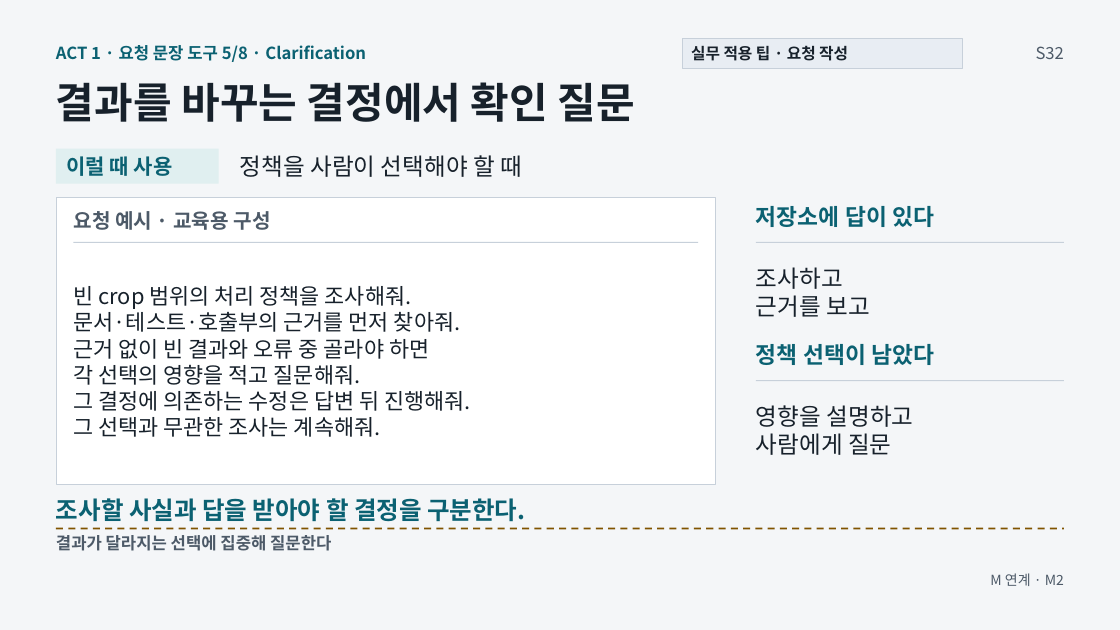
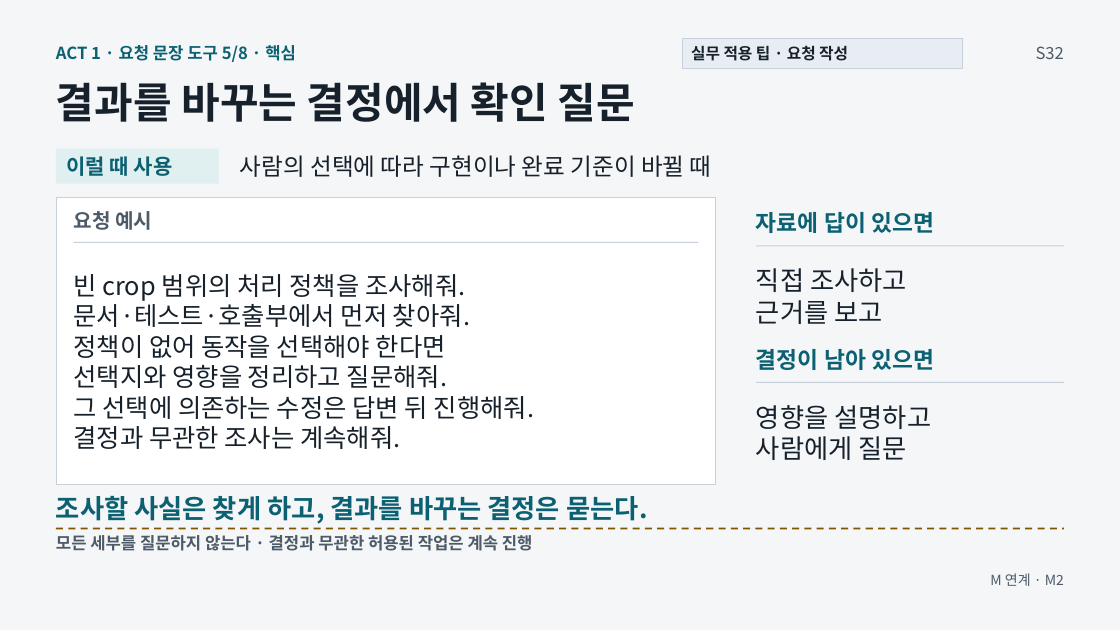
Before and after one commit to GideokKim/ai-dev-training, a slide deck: slide 18 of production/ACT_1.pptx. Drawn at 1120x630 pixels with LibreOffice and Linux fonts; fonts in the diff are those of the drawing. Boxes give left, top, right and bottom in pixels: in the first picture for what was removed or moved away, otherwise in the second. Text is boxed around its words. In the diff, an @@ line names an element or a change of style, - is before the commit and + after.

```diff
--- a/production/ACT_1.pptx
+++ b/production/ACT_1.pptx
@@ text at [56, 45, 296, 62]: text changed @@
-ACT 1 · 요청 문장 도구 5/8 · Clarification
+ACT 1 · 요청 문장 도구 5/8 · 핵심
@@ text at [240, 155, 712, 177]: text changed @@
-정책을 사람이 선택해야 할 때
+사람의 선택에 따라 구현이나 완료 기준이 바뀔 때
@@ text at [74, 211, 152, 230]: text changed @@
-요청 예시 · 교육용 구성
+요청 예시
@@ text at [756, 212, 934, 233]: text changed @@
-저장소에 답이 있다
+자료에 답이 있으면
@@ text at [756, 268, 907, 292]: text changed; size 20.2 to 22.5 pt @@
-조사하고
+직접 조사하고
@@ line moved from (756, 243) - (1065, 243) to (756, 246) - (1065, 246) @@
@@ text at [74, 274, 465, 301]: size 18.8 to 21.8 pt in "빈 crop 범위의 처리 정책을 조사해줘." @@
@@ text at [74, 300, 534, 449]: text changed; size 18.8 to 21.8 pt @@
-문서·테스트·호출부의 근거를 먼저 찾아줘.
-근거 없이 빈 결과와 오류 중 골라야 하면
-각 선택의 영향을 적고 질문해줘.
-그 결정에 의존하는 수정은 답변 뒤 진행해줘.
-그 선택과 무관한 조사는 계속해줘.
+문서·테스트·호출부에서 먼저 찾아줘.
+정책이 없어 동작을 선택해야 한다면
+선택지와 영향을 정리하고 질문해줘.
+그 선택에 의존하는 수정은 답변 뒤 진행해줘.
+결정과 무관한 조사는 계속해줘.
@@ text at [756, 300, 882, 324]: size 20.2 to 22.5 pt in "근거를 보고" @@
@@ text at [756, 349, 934, 370]: text changed @@
-정책 선택이 남았다
+결정이 남아 있으면
@@ text "영향을 설명하고" at [756, 405, 931, 460]: size 20.2 to 22.5 pt @@
@@ text at [56, 496, 647, 524]: text changed; size 21 to 22.5 pt @@
-조사할 사실과 답을 받아야 할 결정을 구분한다.
+조사할 사실은 찾게 하고, 결과를 바꾸는 결정은 묻는다.
@@ text at [56, 535, 533, 551]: text changed @@
-결과가 달라지는 선택에 집중해 질문한다
+모든 세부를 질문하지 않는다 · 결정과 무관한 허용된 작업은 계속 진행
```
Also in this commit, not shown: 7 other slides changed, 39 other files.
